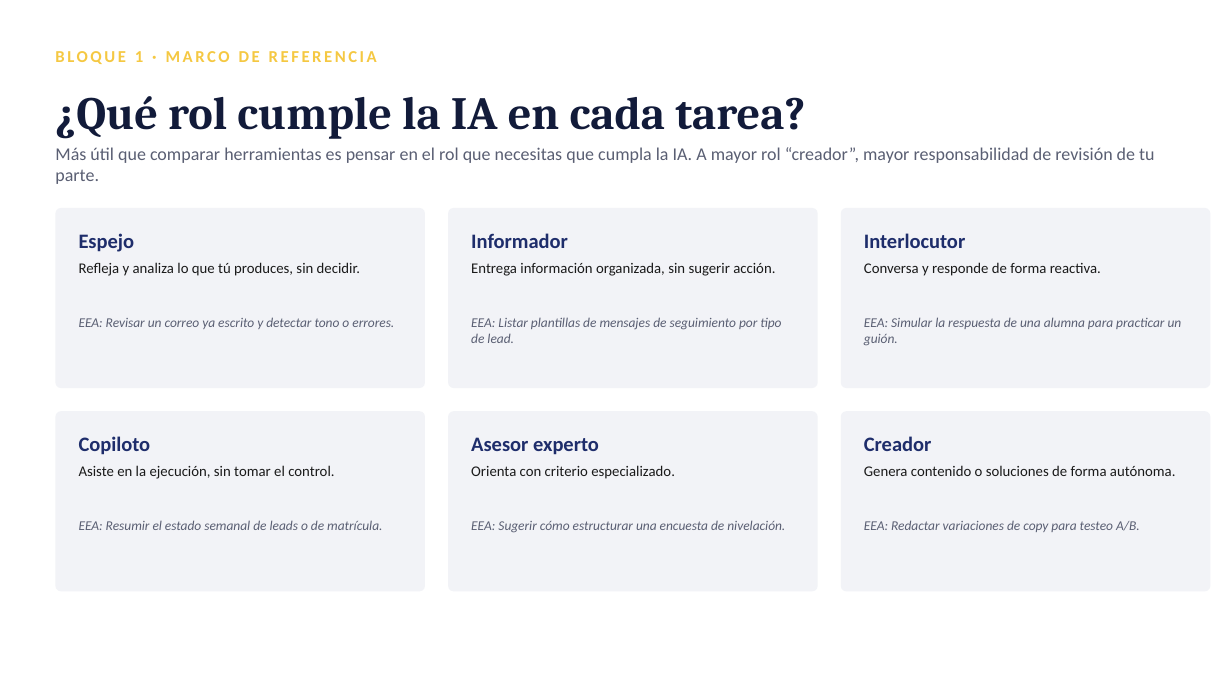
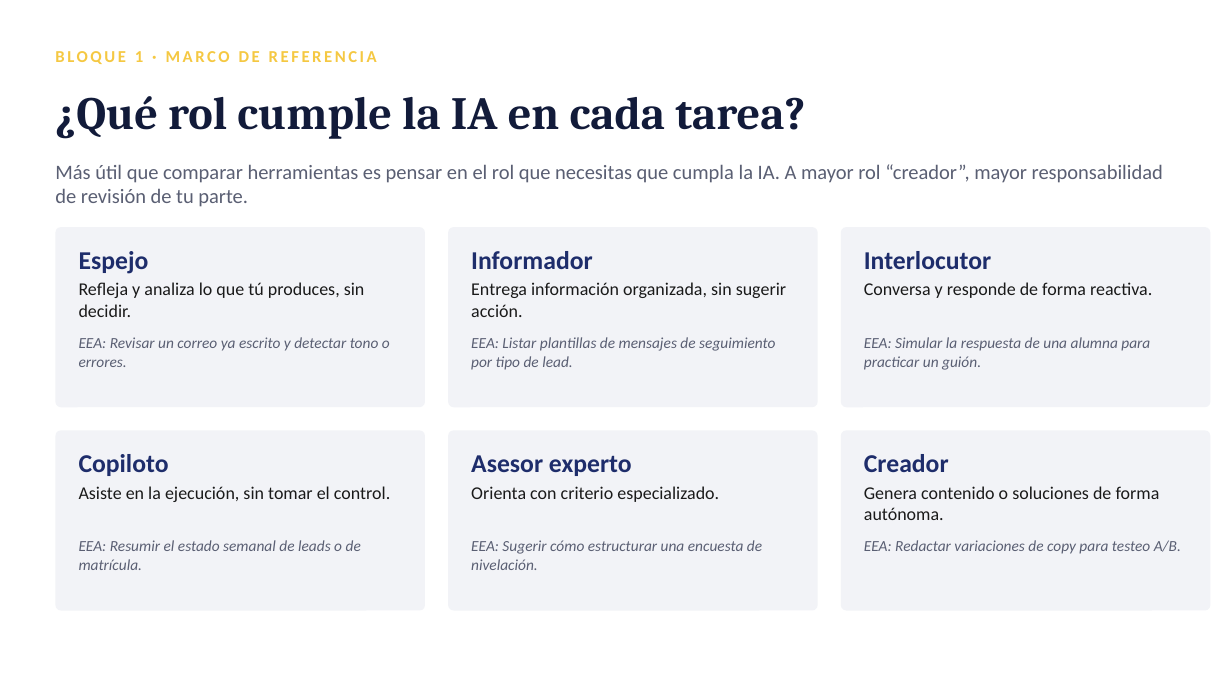
Before and after one commit to lyly2785/taller-ia-eea, a slide deck: slide 6 of Sesion0_Presentacion.pptx. Drawn at 1232x693 pixels with LibreOffice and Linux fonts; fonts in the diff are those of the drawing. Boxes give left, top, right and bottom in pixels: in the first picture for what was removed or moved away, otherwise in the second. Text is boxed around its words. In the diff, an @@ line names an element or a change of style, - is before the commit and + after.

Commit message:
cambios de formato

```diff
--- a/Sesion0_Presentacion.pptx
+++ b/Sesion0_Presentacion.pptx
@@ text "Más útil que comparar herramientas ..." at (x1=55, y1=164, x2=1163, y2=207): size 14 to 16 pt; alignment left to justified @@
@@ 19 texts, 6 rounded rectangles moved together from (x1=55, y1=147, x2=1211, y2=592) to (x1=55, y1=164, x2=1211, y2=611) @@
@@ size 16 to 20 pt in 6 elements at (x1=79, y1=251, x2=149, y2=274), (x1=471, y1=251, x2=593, y2=269), (x1=864, y1=251, x2=991, y2=269), (x1=79, y1=454, x2=169, y2=476), (x1=471, y1=455, x2=632, y2=476), (x1=864, y1=454, x2=949, y2=472) @@
@@ size 11.5 to 14 pt in 6 elements at (x1=79, y1=282, x2=365, y2=317), (x1=471, y1=282, x2=786, y2=317), (x1=864, y1=282, x2=1152, y2=298), (x1=79, y1=486, x2=390, y2=502), (x1=471, y1=486, x2=719, y2=502), (x1=864, y1=486, x2=1160, y2=520) @@
@@ size 10.5 to 12 pt in 6 elements at (x1=79, y1=337, x2=390, y2=367), (x1=471, y1=337, x2=775, y2=370), (x1=864, y1=337, x2=1150, y2=370), (x1=79, y1=540, x2=361, y2=570), (x1=471, y1=540, x2=762, y2=570), (x1=864, y1=540, x2=1181, y2=554) @@
```
Also in this commit, not shown: 10 other slides changed.
